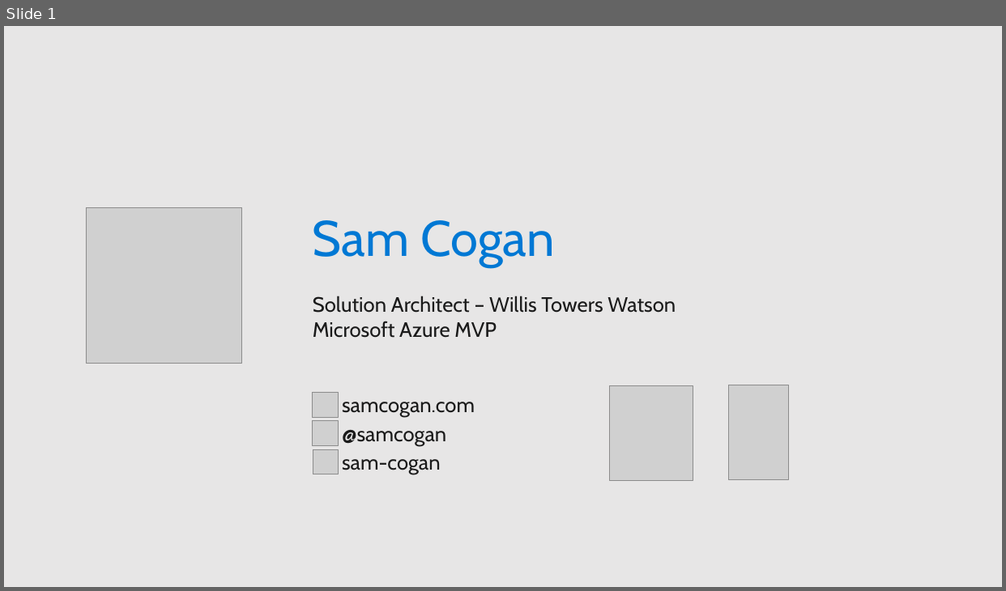
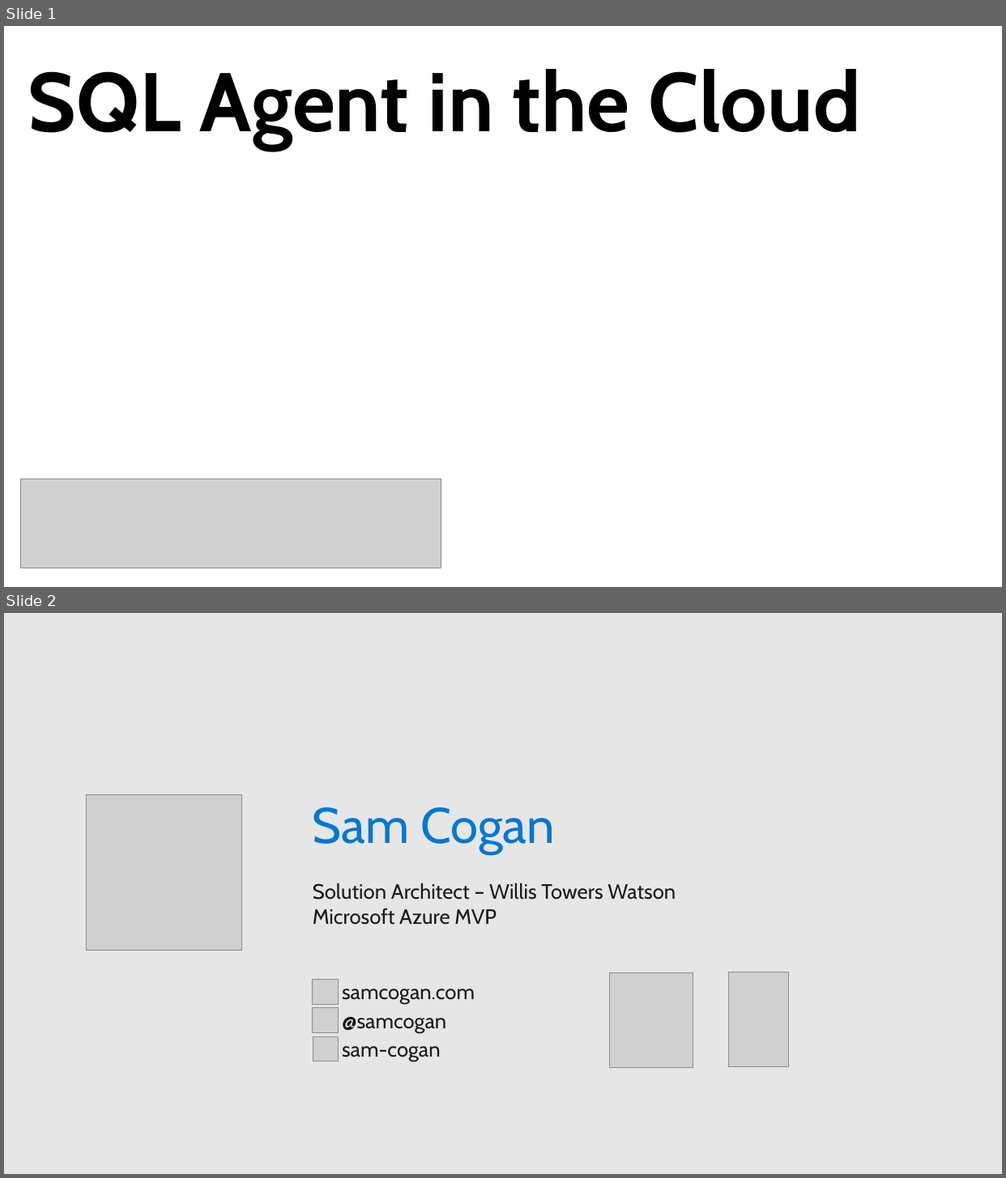
Before and after one commit to sam-cogan/sessions, a slide deck: sqlAgent/SQLAgent_in_the_cloud.pptx. Shown one above the other, each under a label of ours: slide 1 before the commit, slides 1 and 2 after it. The pictures are 1006x591 and 1006x1178 pixels, drawn with LibreOffice and Linux fonts; fonts in the diff are those of the drawing; grey boxes stand for pictures; background and template pictures are left out. Boxes give left, top, right and bottom in pixels: in the first picture for what was removed or moved away, otherwise in the second. Text is boxed around its words. In the diff, an @@ line names an element or a change of style, - is before the commit and + after.

```diff
--- a/sqlAgent/SQLAgent_in_the_cloud.pptx
+++ b/sqlAgent/SQLAgent_in_the_cloud.pptx
@@ slide 1 added at bbox=[4, 26, 1002, 587], background picture (left out) @@
@@ text added at bbox=[28, 69, 861, 150], 80 pt, text #000000, bold @@
+SQL Agent in the Cloud
@@ picture added at bbox=[20, 480, 441, 569] @@
@@ what was slide 1 is now slide 2 @@
```
Also in this commit, not shown: 3 slides changed, 4 other slides added, 1 slide removed, 1 other file.
